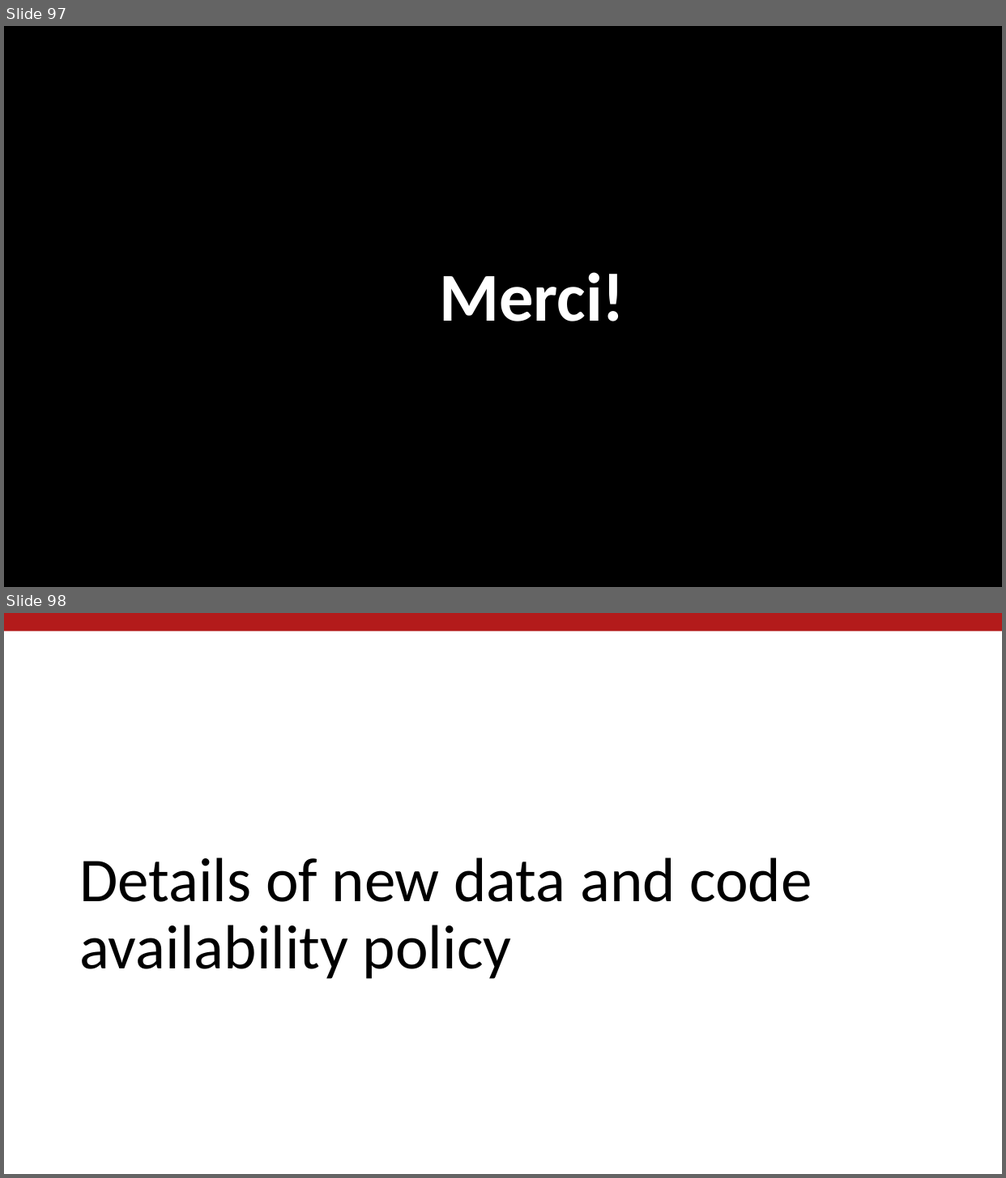
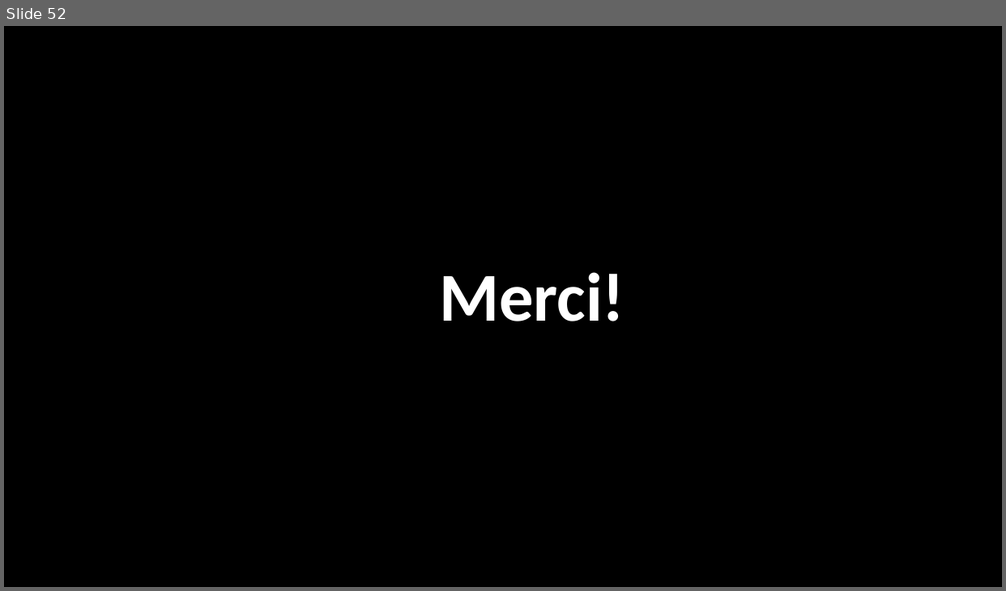
Before and after one commit to labordynamicsinstitute/replicability-presentation2019, a slide deck: Vilhuber-Presentation2019-Paris-2019-03-28.pptx. Shown one above the other, each under a label of ours: slides 97 and 98 before the commit, slide 52 after it. The pictures are 1006x1178 and 1006x591 pixels, drawn with LibreOffice and Linux fonts; fonts in the diff are those of the drawing; background and template pictures are left out. Boxes give left, top, right and bottom in pixels: in the first picture for what was removed or moved away, otherwise in the second. Text is boxed around its words. In the diff, an @@ line names an element or a change of style, - is before the commit and + after.

```diff
--- a/Vilhuber-Presentation2019-Paris-2019-03-28.pptx
+++ b/Vilhuber-Presentation2019-Paris-2019-03-28.pptx
@@ slide 98 removed at bbox=[4, 613, 1002, 1174], background #FFFFFF @@
@@ rectangle removed at bbox=[4, 613, 1002, 631] @@
@@ title removed at bbox=[79, 858, 812, 979] @@
-Details of new data and code availability policy
@@ what was slide 97 is now slide 52 @@
```
Also in this commit, not shown: 55 other slides removed, 1 other file.
